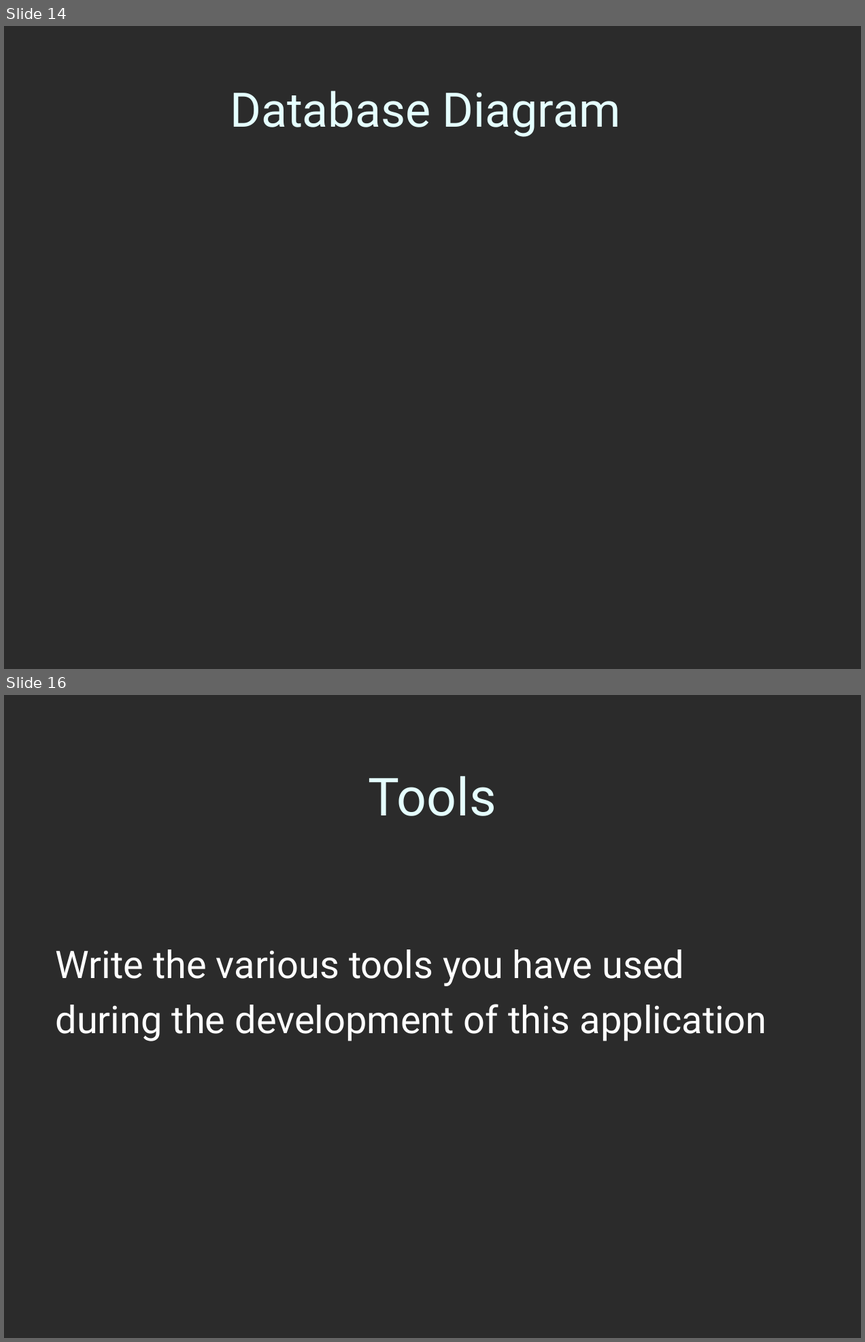
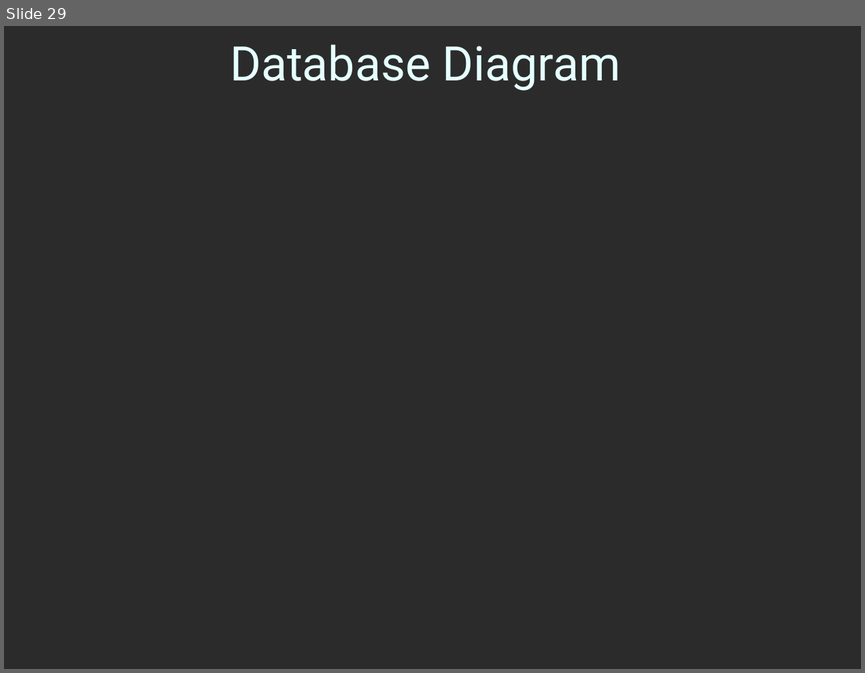
Before and after one commit to AzamWahid/LibraryInfoSystem, a slide deck: FinalDeliverables/3-SamplePresentation.ppt. Shown one above the other, each under a label of ours: slides 14 and 16 before the commit, slide 29 after it; the slides between them are not shown. The pictures are 865x1342 and 865x673 pixels, drawn with LibreOffice and Linux fonts; fonts in the diff are those of the drawing; background and template pictures are left out; a plain dark background stands for a picture behind light text. Boxes give left, top, right and bottom in pixels: in the first picture for what was removed or moved away, otherwise in the second. Text is boxed around its words. In the diff, an @@ line names an element or a change of style, - is before the commit and + after.

```diff
--- a/FinalDeliverables/3-SamplePresentation.ppt
+++ b/FinalDeliverables/3-SamplePresentation.ppt
@@ slide 16 removed at (4,695,861,1338), background picture (left out) @@
@@ title removed at (368,776,496,816) @@
-Tools
@@ text removed at (56,949,767,1041) @@
-Write the various tools you have used
-during the development of this application
@@ what was slide 14 is now slide 29 @@
@@ slide 29 changed as well @@
@@ title "Database Diagram": place and size @@
-title "Database Diagram" at (230,91,621,137)
+title "Database Diagram" at (230,44,621,91)
```
Also in this commit, not shown: 2 other slides changed, 32 slides added, 11 other slides removed, 9 other files.
